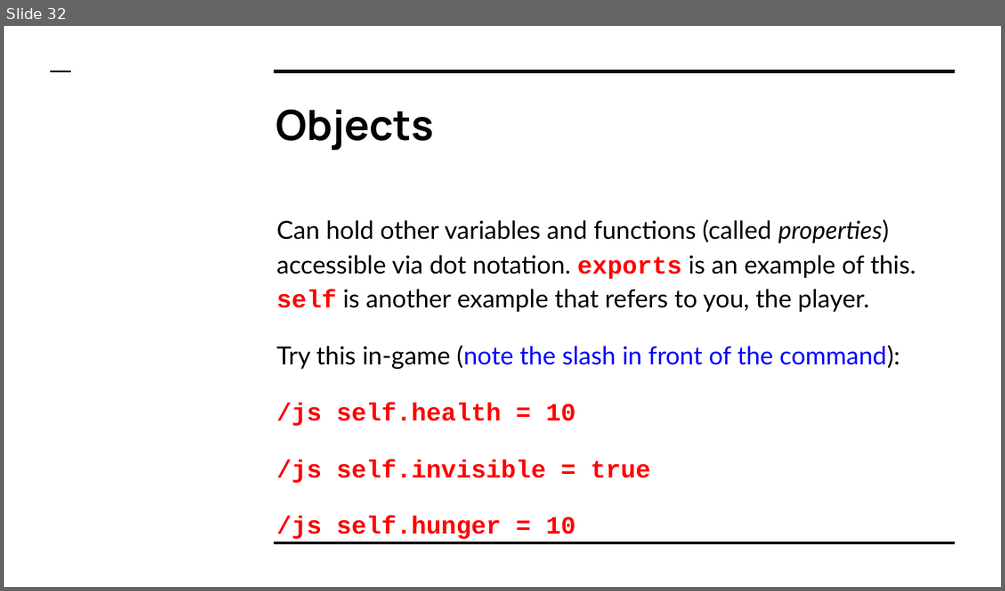
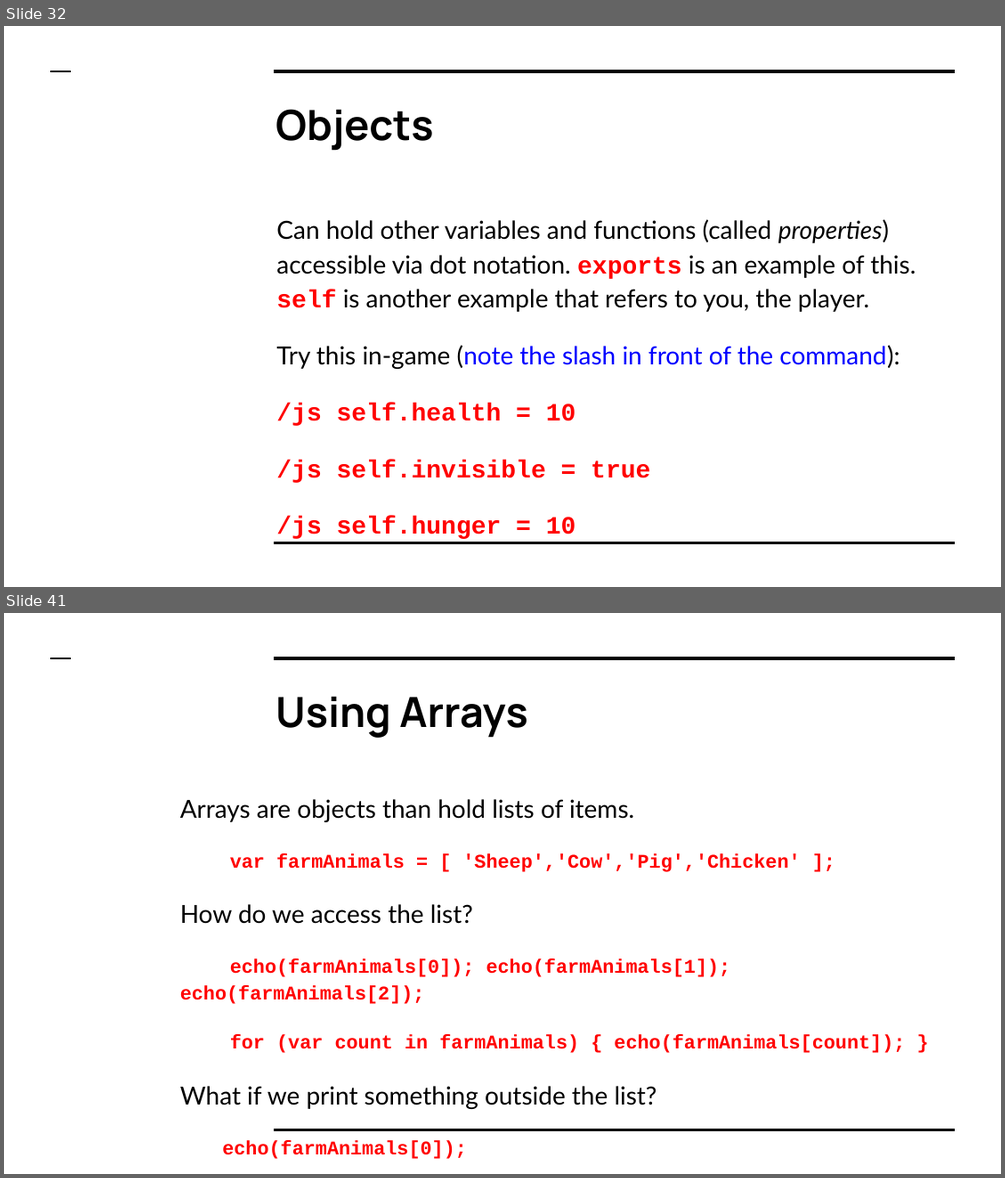
Before and after one commit to LetsCodeBlacksburg/ScriptCraft, a slide deck: slides/ScriptCraft- Day 01 (Getting Started).pptx. Shown one above the other, each under a label of ours: slide 32 before the commit, slides 32 and 41 after it; the slides between them are not shown. The pictures are 1005x591 and 1005x1178 pixels, drawn with LibreOffice and Linux fonts; fonts in the diff are those of the drawing; background and template pictures are left out. Boxes give left, top, right and bottom in pixels: in the first picture for what was removed or moved away, otherwise in the second. Text is boxed around its words. In the diff, an @@ line names an element or a change of style, - is before the commit and + after.

Commit message:
Restored missing slides from the end of day 1 (events, arrays, conditionals)

```diff
--- a/slides/ScriptCraft- Day 01 (Getting Started).pptx
+++ b/slides/ScriptCraft- Day 01 (Getting Started).pptx
@@ slide 41 added at (4, 613, 1001, 1174), background picture (left out); not listed: 3 template elements that a slide beside it also shows @@
@@ title added at (275, 696, 528, 738), 30 pt, text #000000, bold @@
+Using Arrays
@@ text added at (180, 799, 905, 1159), 14 pt, text #FF0000, bold @@
+Arrays are objects than hold lists of items.
+var farmAnimals = [ 'Sheep','Cow','Pig','Chicken' ];
+How do we access the list?
+echo(farmAnimals[0]); echo(farmAnimals[1]); echo(farmAnimals[2]);
+for (var count in farmAnimals) { echo(farmAnimals[count]); }
+What if we print something outside the list?
+echo(farmAnimals[0]);
```
Also in this commit, not shown: 16 other slides added, 1 other file.
